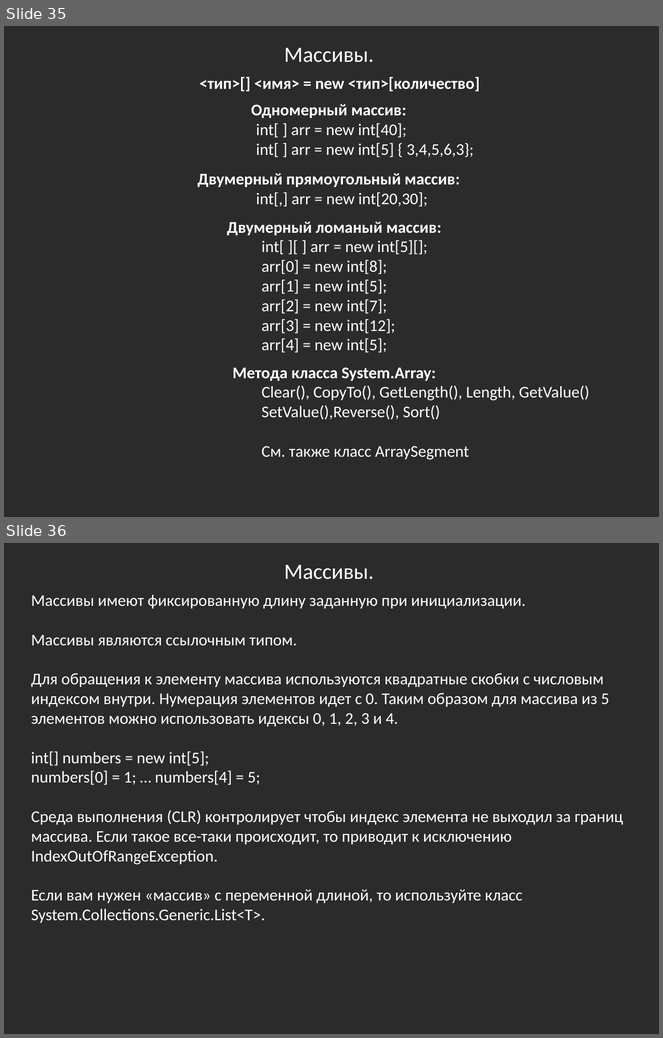
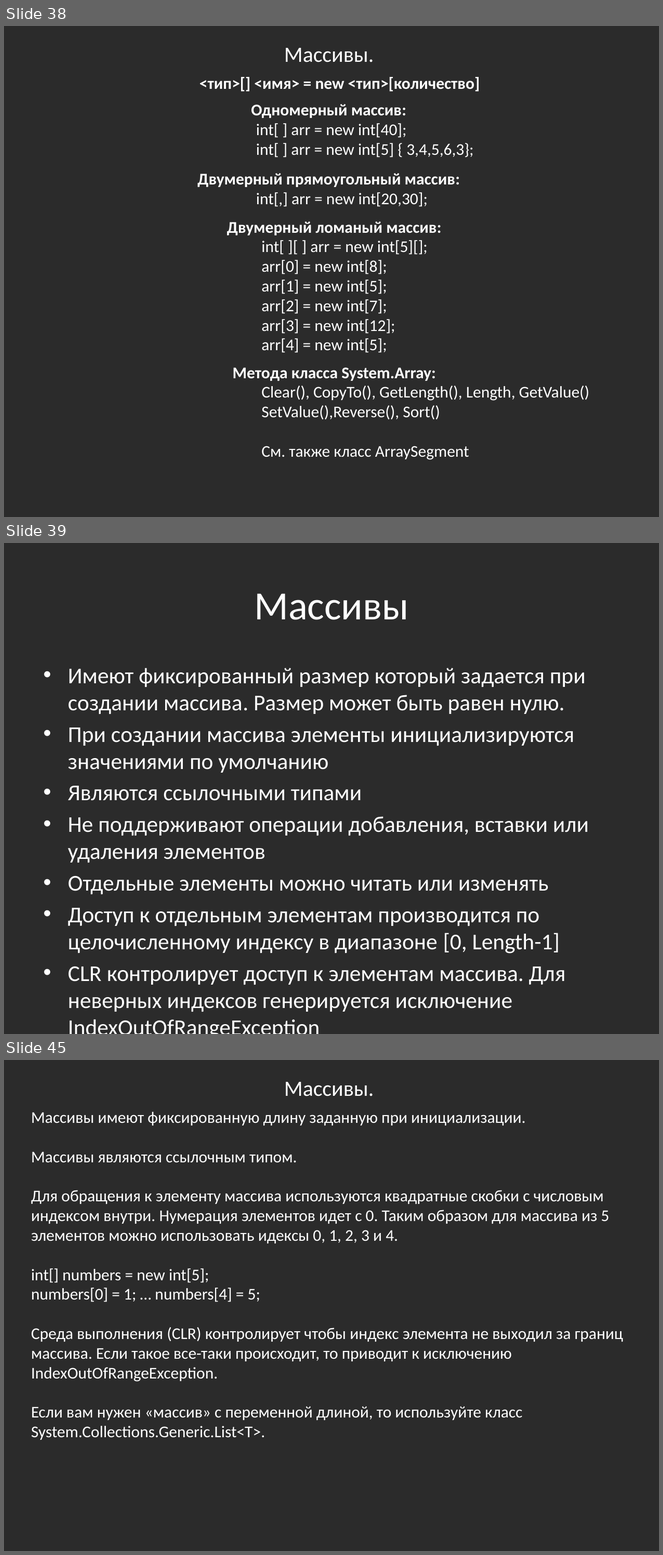
Before and after one commit to bazile/Training, a slide deck: Presentation/lesson-01.pptx. Shown one above the other, each under a label of ours: slides 35 and 36 before the commit, slides 38, 39 and 45 after it; the slides between them are not shown. The pictures are 663x1038 and 663x1555 pixels, drawn with LibreOffice and Linux fonts; fonts in the diff are those of the drawing; background and template pictures are left out; a plain dark background stands for a picture behind light text. Boxes give left, top, right and bottom in pixels: in the first picture for what was removed or moved away, otherwise in the second. Text is boxed around its words. In the diff, an @@ line names an element or a change of style, - is before the commit and + after.

```diff
--- a/Presentation/lesson-01.pptx
+++ b/Presentation/lesson-01.pptx
@@ slide 39 added at (x1=4, y1=543, x2=659, y2=1034), background picture (left out) @@
@@ title added at (x1=254, y1=593, x2=409, y2=620), 44 pt, text #FFFFFF @@
+Массивы
@@ text added at (x1=68, y1=668, x2=589, y2=985), 24.8 pt, text #FFFFFF @@
+• Имеют фиксированный размер который задается при создании массива. Размер может быть равен нулю.
+• При создании массива элементы инициализируются значениями по умолчанию
+• Являются ссылочными типами
+• Не поддерживают операции добавления, вставки или удаления элементов
+• Отдельные элементы можно читать или изменять
+• Доступ к отдельным элементам производится по целочисленному индексу в диапазоне [0, Length-1]
+• CLR контролирует доступ к элементам массива. Для неверных индексов генерируется исключение IndexOutOfRangeException
@@ what was slide 35 is now slide 38 @@
@@ what was slide 36 is now slide 45 @@
```
Also in this commit, not shown: 4 slides changed, 16 other slides added, 6 other files.
